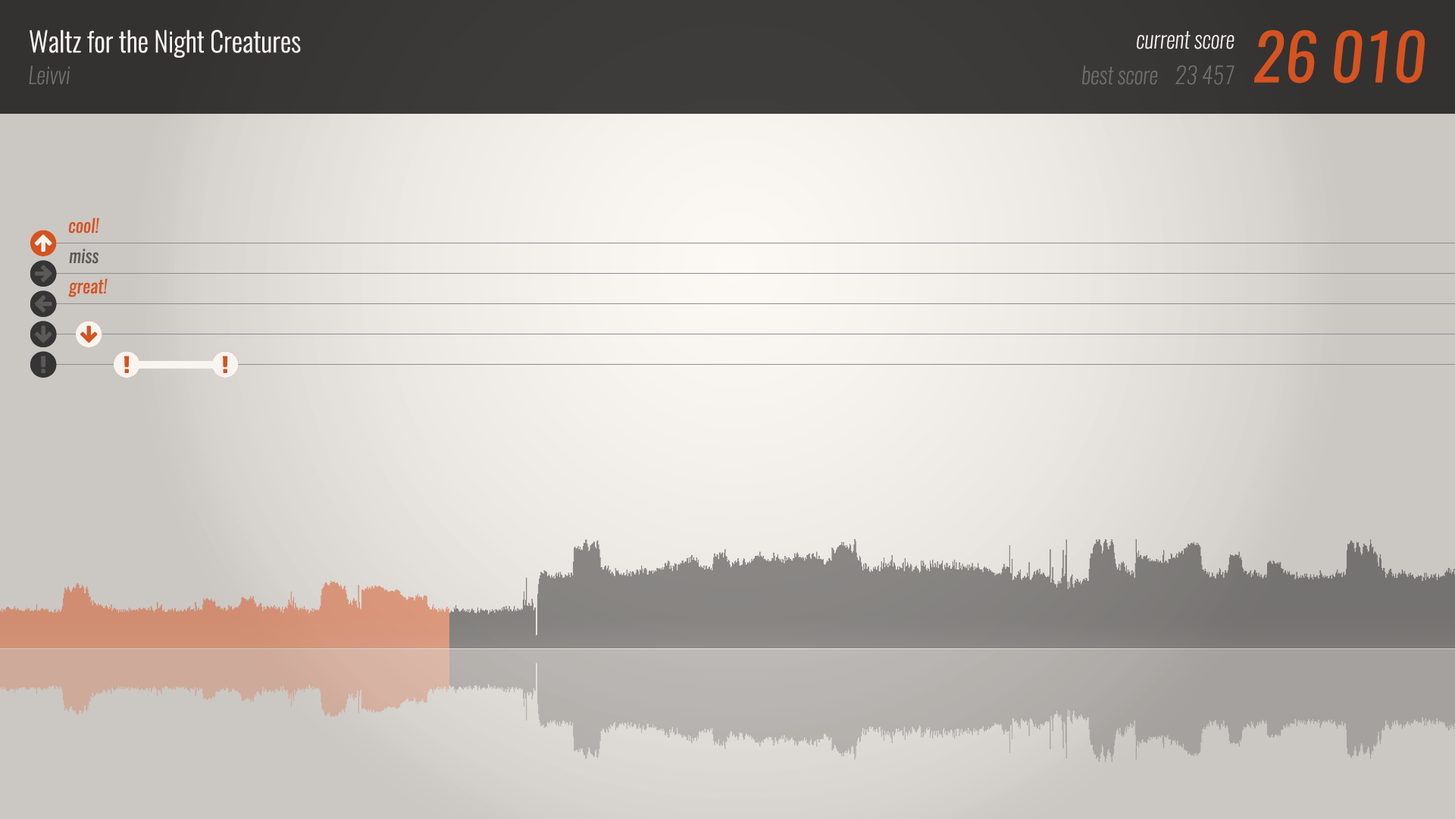
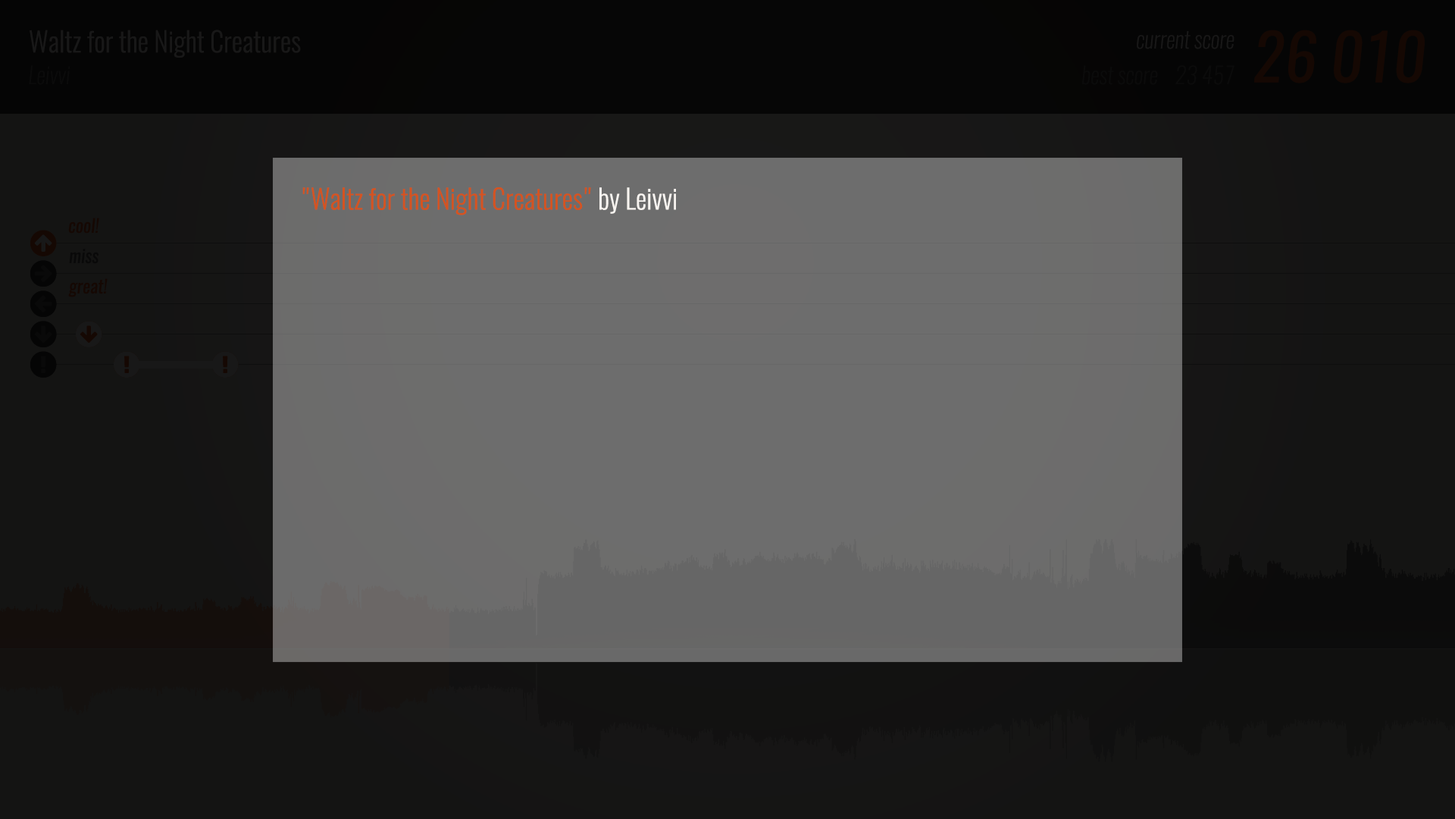
Before/after of a 1455px x 819px layered artwork. What changed in the layer stack:
added layer "'Waltz for the Night Creatures' by Leivvi" above "Calque 1" over [302, 187, 677, 216]
added layer "Calque 1" (37%) above "Layer 7" over [272, 156, 1184, 663]
showed "Layer 7", opacity 80% → 90% over [0, 0, 1455, 819]
